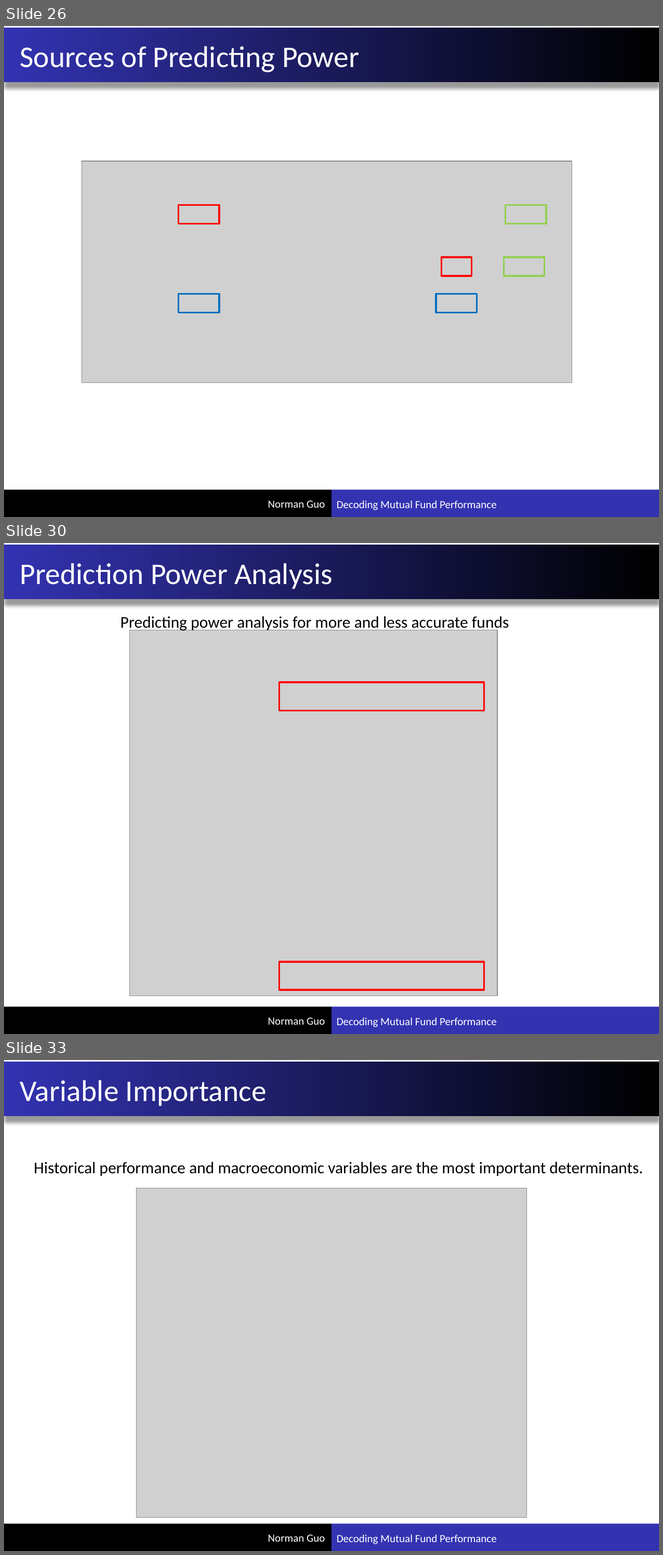
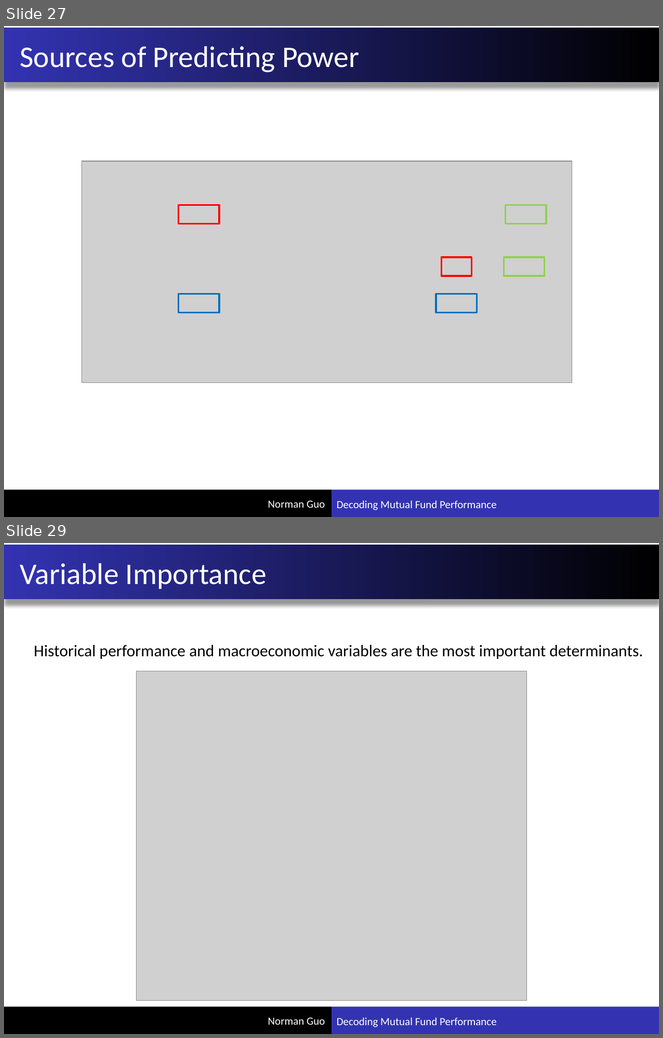
Before and after one commit to xuxiguo/ace_portfolio, a slide deck: pdf/Decoding Mutual Fund Performance.pptx. Shown one above the other, each under a label of ours: slides 26, 30 and 33 before the commit, slides 27 and 29 after it; the slides between them are not shown. The pictures are 663x1555 and 663x1038 pixels, drawn with LibreOffice and Linux fonts; fonts in the diff are those of the drawing; grey boxes stand for pictures. Boxes give left, top, right and bottom in pixels: in the first picture for what was removed or moved away, otherwise in the second. Text is boxed around its words. In the diff, an @@ line names an element or a change of style, - is before the commit and + after.

```diff
--- a/pdf/Decoding Mutual Fund Performance.pptx
+++ b/pdf/Decoding Mutual Fund Performance.pptx
@@ slide 30 removed at (4,543,659,1034), background #FFFFFF; not listed: 5 template elements that a slide beside it also shows @@
@@ title removed at (20,563,333,589) @@
-Prediction Power Analysis
@@ text removed at (120,616,509,632) @@
-Predicting power analysis for more and less accurate funds
@@ picture removed at (130,630,498,996) @@
@@ rectangle removed at (279,682,484,711) @@
@@ rectangle removed at (279,962,484,991) @@
@@ what was slide 26 is now slide 27 @@
@@ what was slide 33 is now slide 29 @@
```
Also in this commit, not shown: 7 slides changed, 3 slides added, 5 other slides removed.
